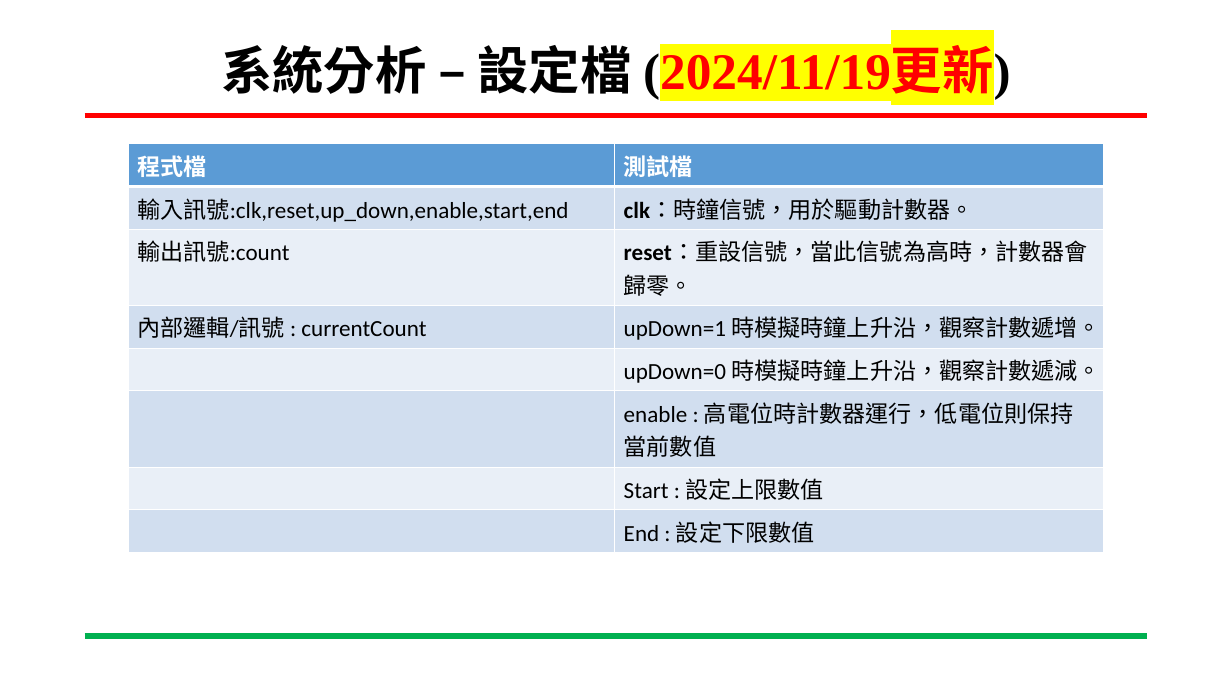
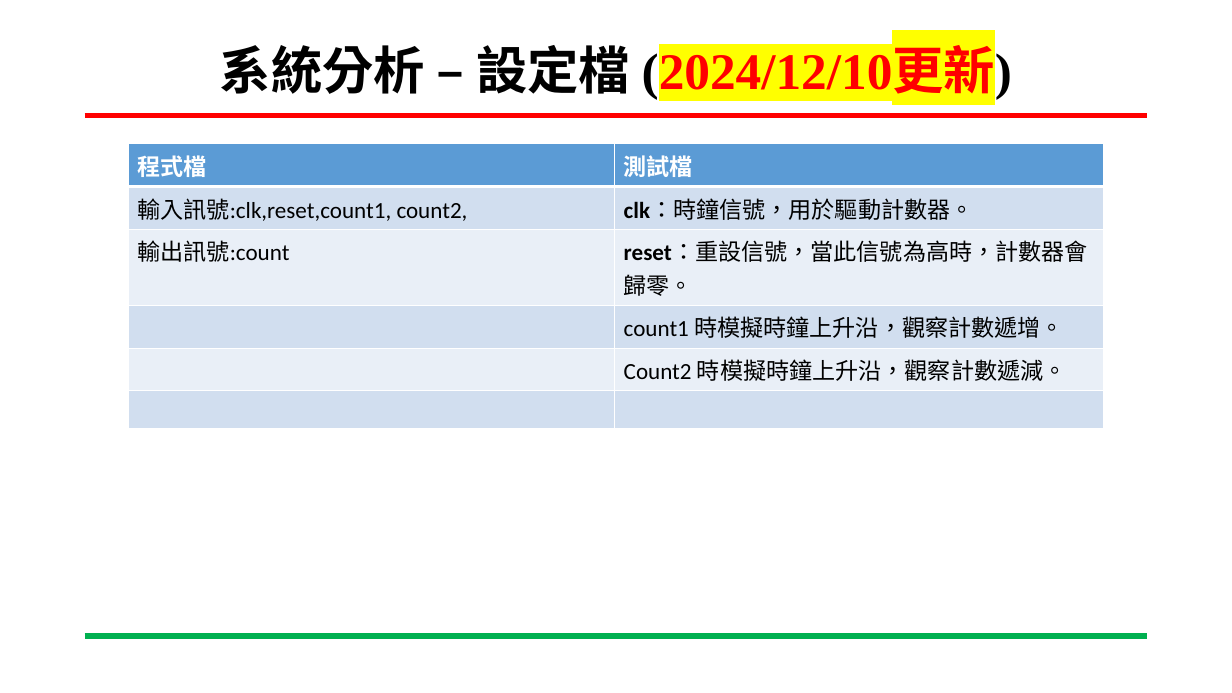
Before and after one commit to xuanaka/SoC_lab, a slide deck: slide 10 of 專案進度報告.pptx. Drawn at 1232x693 pixels with LibreOffice and Linux fonts; fonts in the diff are those of the drawing; background and template pictures are left out. Boxes give left, top, right and bottom in pixels: in the first picture for what was removed or moved away, otherwise in the second. Text is boxed around its words. In the diff, an @@ line names an element or a change of style, - is before the commit and + after.

```diff
--- a/專案進度報告.pptx
+++ b/專案進度報告.pptx
@@ title at [220,45,1012,100]: text changed @@
-系統分析 – 設定檔 (2024/11/19更新)
+系統分析 – 設定檔 (2024/12/10更新)
@@ table at [128,144,1104,396] @@
-row 2, column 1: 輸入訊號:clk,reset,up_down,enable,start,end
+row 2, column 1: 輸入訊號:clk,reset,count1, count2,
-row 4: 內部邏輯/訊號 : currentCount | upDown=1 時模擬時鐘上升沿，觀察計數遞增。
-row 5:  | upDown=0 時模擬時鐘上升沿，觀察計數遞減。
-row 6:  | enable : 高電位時計數器運行，低電位則保持當前數值
-row 7:  | Start : 設定上限數值
-row 8:  | End : 設定下限數值
+row 4:  | count1 時模擬時鐘上升沿，觀察計數遞增。
+row 5:  | Count2 時模擬時鐘上升沿，觀察計數遞減。
+row 6:  | 
```
Also in this commit, not shown: 12 other slides changed, 2 slides removed.
